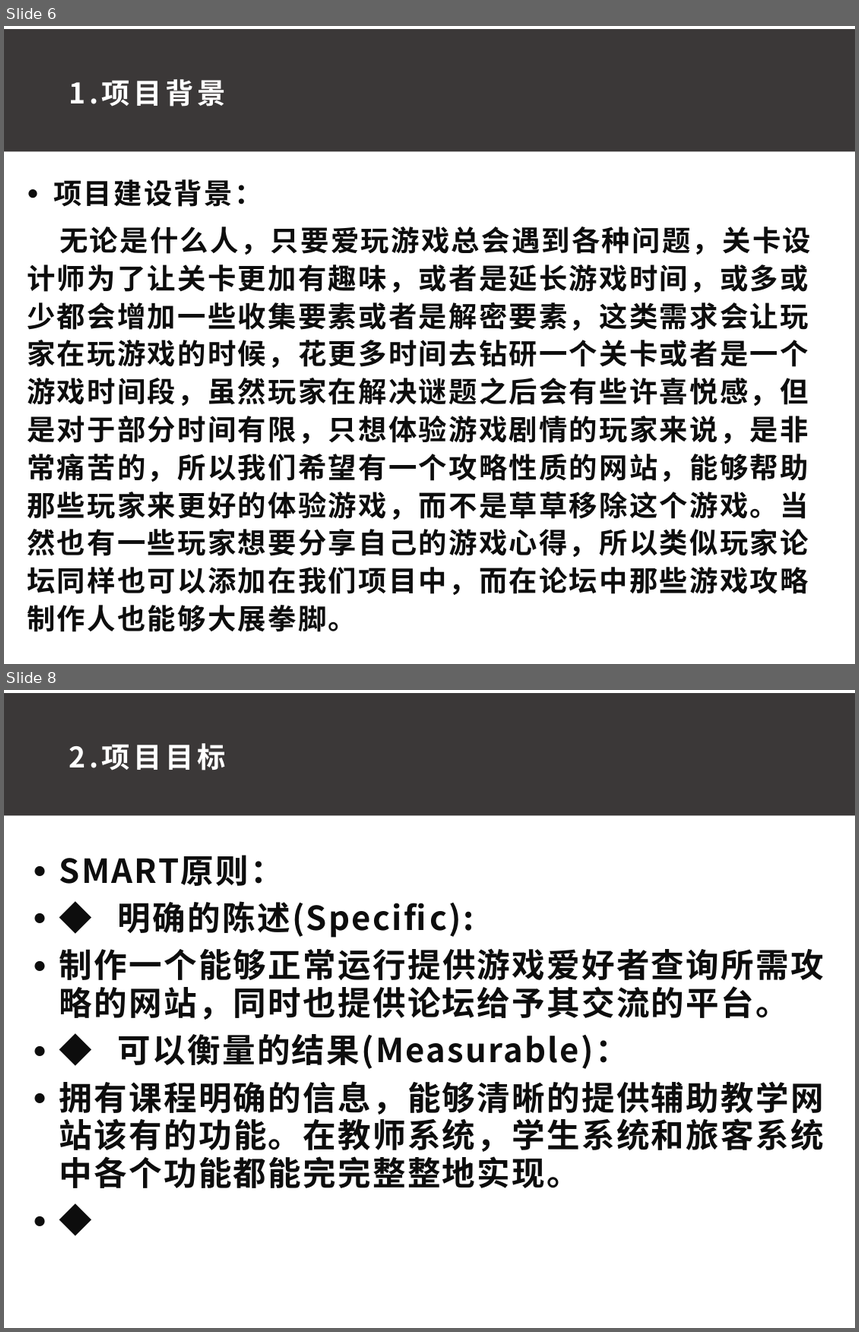
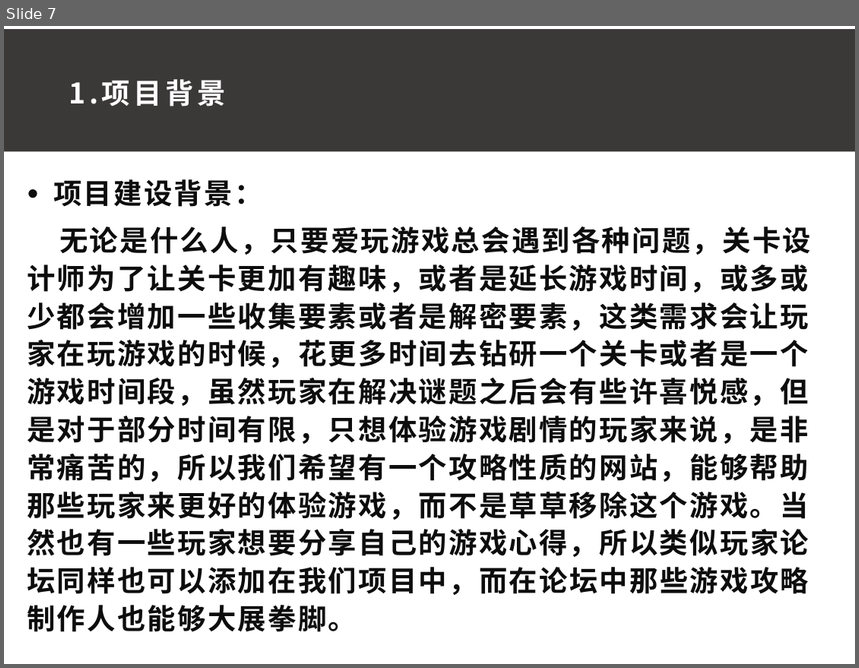
Before and after one commit to ConstanTWT/SE2020-G01, a slide deck: 项目计划书/G01小组项目计划PPT0.1.pptx. Shown one above the other, each under a label of ours: slides 6 and 8 before the commit, slide 7 after it; the slides between them are not shown. The pictures are 859x1332 and 859x668 pixels, drawn with LibreOffice and Linux fonts; fonts in the diff are those of the drawing. Boxes give left, top, right and bottom in pixels: in the first picture for what was removed or moved away, otherwise in the second. Text is boxed around its words. In the diff, an @@ line names an element or a change of style, - is before the commit and + after.

```diff
--- a/项目计划书/G01小组项目计划PPT0.1.pptx
+++ b/项目计划书/G01小组项目计划PPT0.1.pptx
@@ slide 8 removed at (4,690,855,1328), background #FFFFFF @@
@@ rectangle removed at (4,693,855,816) @@
@@ text removed at (69,743,226,771) @@
-2.项目目标
@@ text removed at (59,855,824,1189) @@
-● SMART原则：
-● ◆ 明确的陈述(Specific):
-● 制作一个能够正常运行提供游戏爱好者查询所需攻略的网站，同时也提供论坛给予其交流的平台。
-● ◆ 可以衡量的结果(Measurable)：
-● 拥有课程明确的信息，能够清晰的提供辅助教学网站该有的功能。在教师系统，学生系统和旅客系统中各个功能都能完完整整地实现。
-● ◆
@@ what was slide 6 is now slide 7 @@
```
Also in this commit, not shown: 6 slides changed, 5 slides added, 3 other slides removed, 2 other files.
